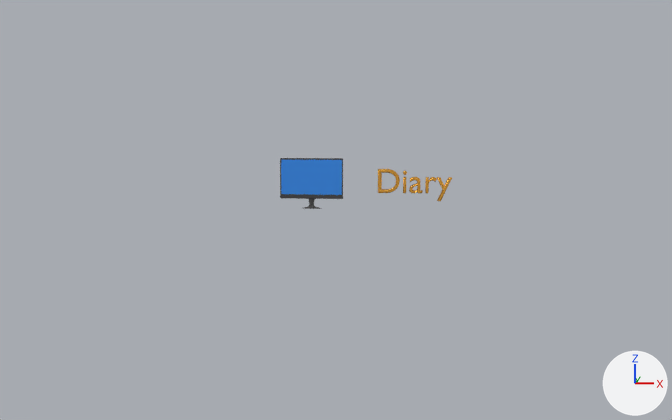
The Blender file 3d/banner.blend as it was, and as the next commit left it.
Both versions are drawn from a camera (50 mm lens) standing at (2.2, -44.1, 5.0) and looking at (-1.8, 1.7, -0.3). Lighting does not change. The marker at lower right points along +X, +Y and +Z.

Names of what the first picture shows: 'Display', 'Display-screen', 'project-name'.
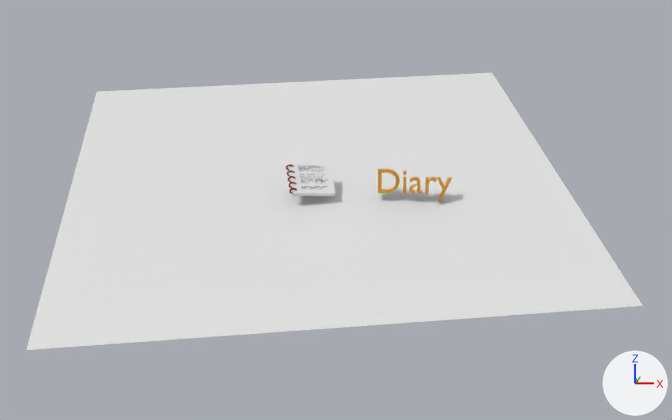
Pixel boxes [x1, y1, x2, y2] of what changed, in the pictures (672 x 420 px):
'Plane', shown: after [26, 73, 643, 350]
'Display-screen', deleted (blue): before [281, 160, 342, 195]
'Cube', added: after [289, 163, 336, 196]
'Display', deleted (black): before [280, 158, 343, 209]
'Text', added: after [299, 166, 328, 188]
'Torus3', added: after [288, 176, 295, 182]
'Torus1', added: after [286, 164, 294, 170]
'Torus5', added: after [289, 188, 297, 194]
'Torus2', added: after [287, 170, 295, 177]
'Torus4', added: after [289, 182, 296, 188]

The change, as a list of edits to the scene's bpy script:
```text
Change me_plane:
    where me_plane.from_pydata(...)  # 4 vertices, 1 face; spans x -1.0..1.0, y -1.0..1.0, z 0.0
    remove me_plane.materials.append(mat_material_002)  # light grey #d2cbcc
Add txt_text:
    txt_text = bpy.data.curves.new('Text', 'FONT')
    txt_text.body = '--------\n--- ------\n-----  \n---- -- --\n-- - - -- \n\n\n-- --- - -\n\n-- --- --\n---- ---\n- - - --- -\n-- -- ----\n--   -- --\n- -   - -\n\n\n---- -- --\n-- --- --\n-- -- --'
    txt_text.materials.append(mat_mat_black)  # dark blue #08113d
    txt_text.space_line = 0.2
Remove ob_display:
    ob_display = bpy.data.objects.new('Display', me_cube)
Change ob_plane:
    remove ob_plane.hide_set(True)
    ob_plane.location: (0.0, 0.0, 0.0) -> (-2.78, 1.82, 1.34)
    ob_plane.rotation_euler: (0.0, 0.0, 0.0) -> (0.426, -0.0495, 0.183)  # degrees (0, 0, 0) -> degrees (24, -2.8, 10)
    ob_plane.scale: (100.0, 100.0, 1.0) -> (-12.0, -12.0, -12.0)
Remove ob_display_screen:
    ob_display_screen = bpy.data.objects.new('Display-screen', me_plane_001)
Add ob_text:
    ob_text = bpy.data.objects.new('Text', txt_text)
    ob_text.parent = ob_book
    ob_text.location = (-3.36, -0.139, 2.126)
    ob_text.rotation_euler = (1.571, 0.0, 0.0)  # degrees (90, 0, 0)
    ob_text.scale = (0.401, 0.401, 0.401)
Add ob_book:
    ob_book = bpy.data.objects.new('Book', None)
    ob_book.location = (-2.757, -0.0631, 1.413)
    ob_book.rotation_euler = (-0.86, 0.0244, 0.293)  # degrees (-49, 1.4, 17)
Add ob_torus4:
    ob_torus4 = bpy.data.objects.new('Torus4', me_torus_004)  # a torus around z (ring radius 1.0, tube radius 0.25) spanning x -1.25..1.25, y -1.25..1.25, z -0.25..0.25; in mat_material_silver (red #8f0013)
    ob_torus4.parent = ob_book
    ob_torus4.location = (-3.747, -0.0594, 1.032)
    ob_torus4.scale = (0.155, 0.155, 0.155)
Add ob_torus2:
    ob_torus2 = bpy.data.objects.new('Torus2', me_torus_004.copy())
    ob_torus2.parent = ob_book
    ob_torus2.location = (-3.747, -0.0594, 1.792)
    ob_torus2.scale = (0.155, 0.155, 0.155)
Add ob_torus3:
    ob_torus3 = bpy.data.objects.new('Torus3', me_torus_004.copy())
    ob_torus3.parent = ob_book
    ob_torus3.location = (-3.747, -0.0594, 1.414)
    ob_torus3.scale = (0.155, 0.155, 0.155)
Add ob_torus5:
    ob_torus5 = bpy.data.objects.new('Torus5', me_torus_004.copy())
    ob_torus5.parent = ob_book
    ob_torus5.location = (-3.747, -0.0594, 0.638)
    ob_torus5.scale = (0.155, 0.155, 0.155)
Add ob_torus1:
    ob_torus1 = bpy.data.objects.new('Torus1', me_torus)  # a torus around z (ring radius 1.0, tube radius 0.25) spanning x -1.25..1.25, y -1.25..1.25, z -0.25..0.25; in mat_material_silver (red #8f0013)
    ob_torus1.parent = ob_book
    ob_torus1.location = (-3.747, -0.0594, 2.199)
    ob_torus1.scale = (0.155, 0.155, 0.155)
Add ob_cube:
    ob_cube = bpy.data.objects.new('Cube', me_cube_1)  # a box spanning x -1.0..1.0, y -1.0..1.0, z -1.0..1.0
    ob_cube.parent = ob_book
    ob_cube.location = (-2.778, -0.0567, 1.41)
    ob_cube.scale = (1.0, 0.0822, 1.0)
```
